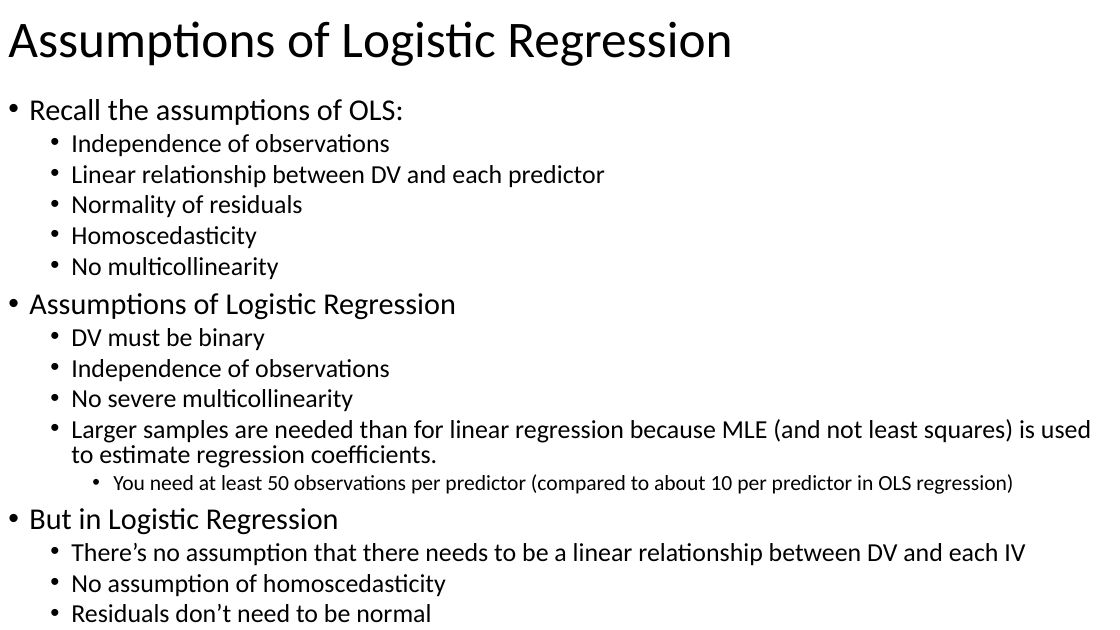
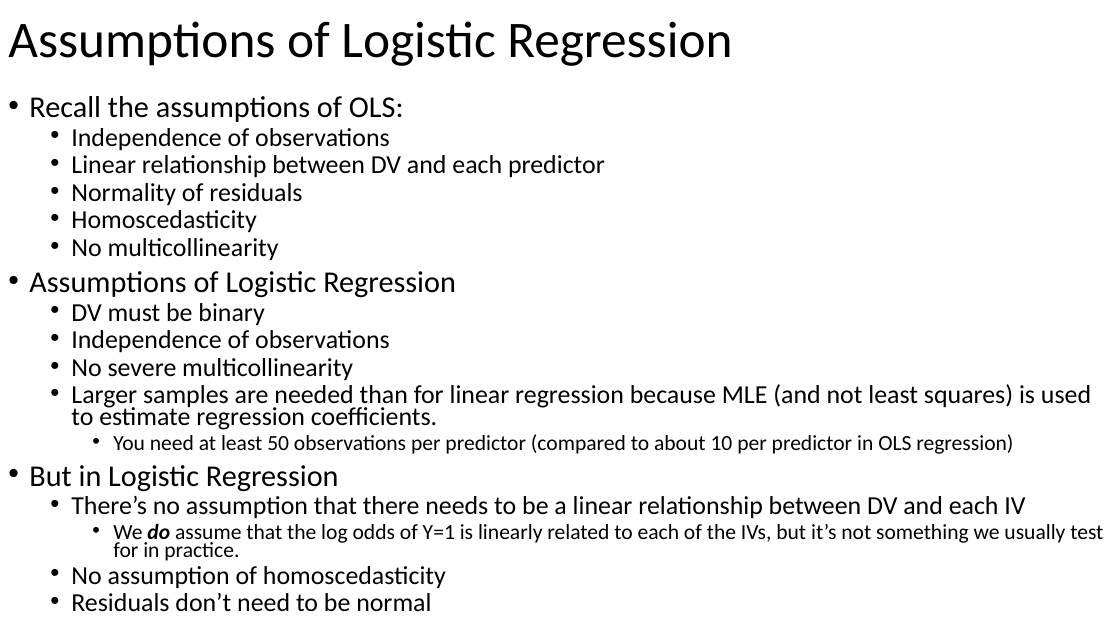
Before and after one commit to EBrusilovskiy/2023_MUSA_5000_GitHub, a slide deck: slide 18 of Class Notes/Lecture 15-17 - Logistic and Multinomial Logistic Regression.pptx. Drawn at 1120x630 pixels with LibreOffice and Linux fonts; fonts in the diff are those of the drawing. Boxes give left, top, right and bottom in pixels: in the first picture for what was removed or moved away, otherwise in the second. Text is boxed around its words. In the diff, an @@ line names an element or a change of style, - is before the commit and + after.

Commit message:
Updated Logistic Regression Slides

```diff
--- a/Class Notes/Lecture 15-17 - Logistic and Multinomial Logistic Regression.pptx
+++ b/Class Notes/Lecture 15-17 - Logistic and Multinomial Logistic Regression.pptx
@@ text at bbox=[29, 96, 1091, 612]: line spacing 0.8 to 0.7 @@
@@ text at bbox=[113, 524, 1103, 561]: paragraph added @@
+    • We do assume that the log odds of Y=1 is linearly related to each of the IVs, but it’s not something we usually test for in practice.
```
